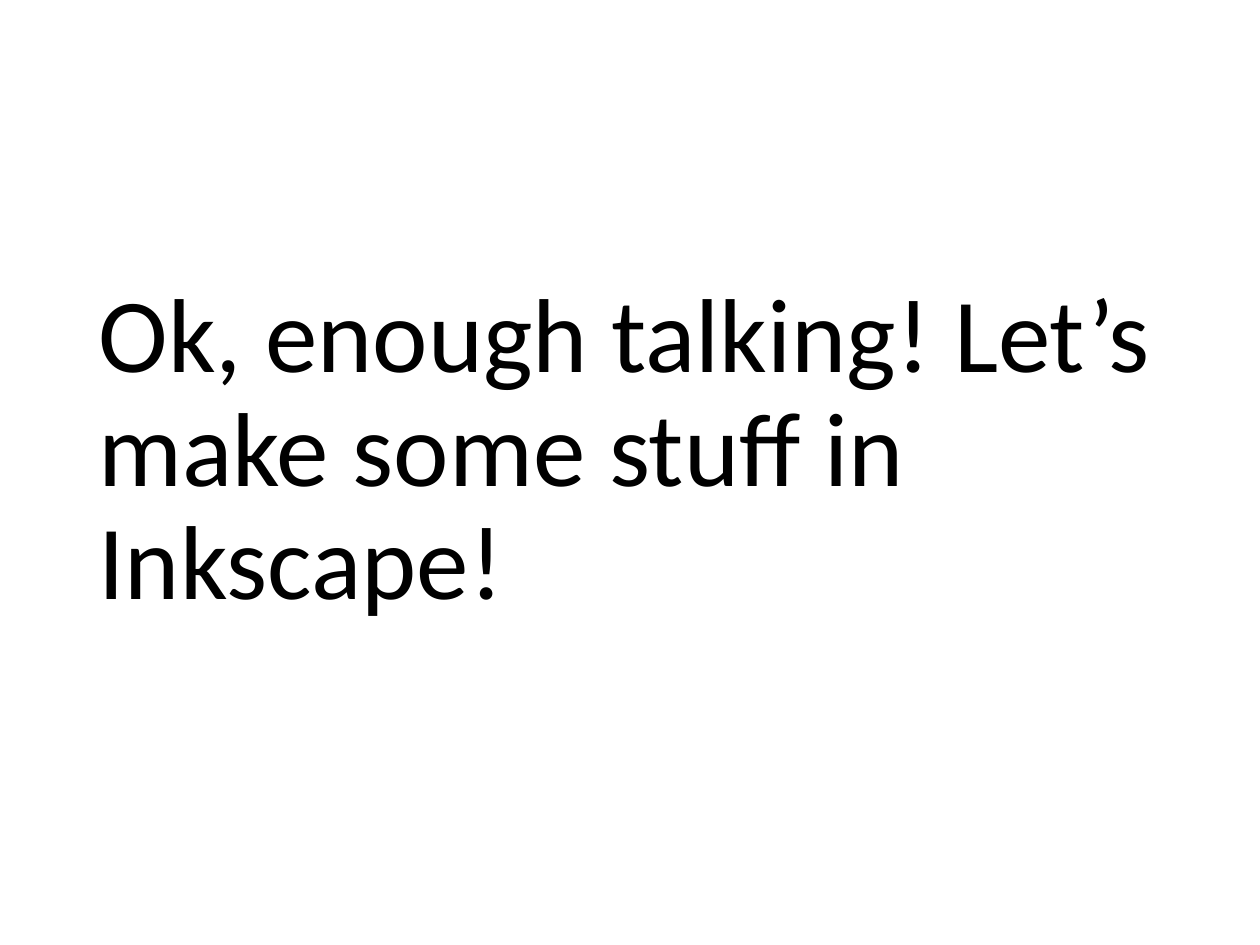
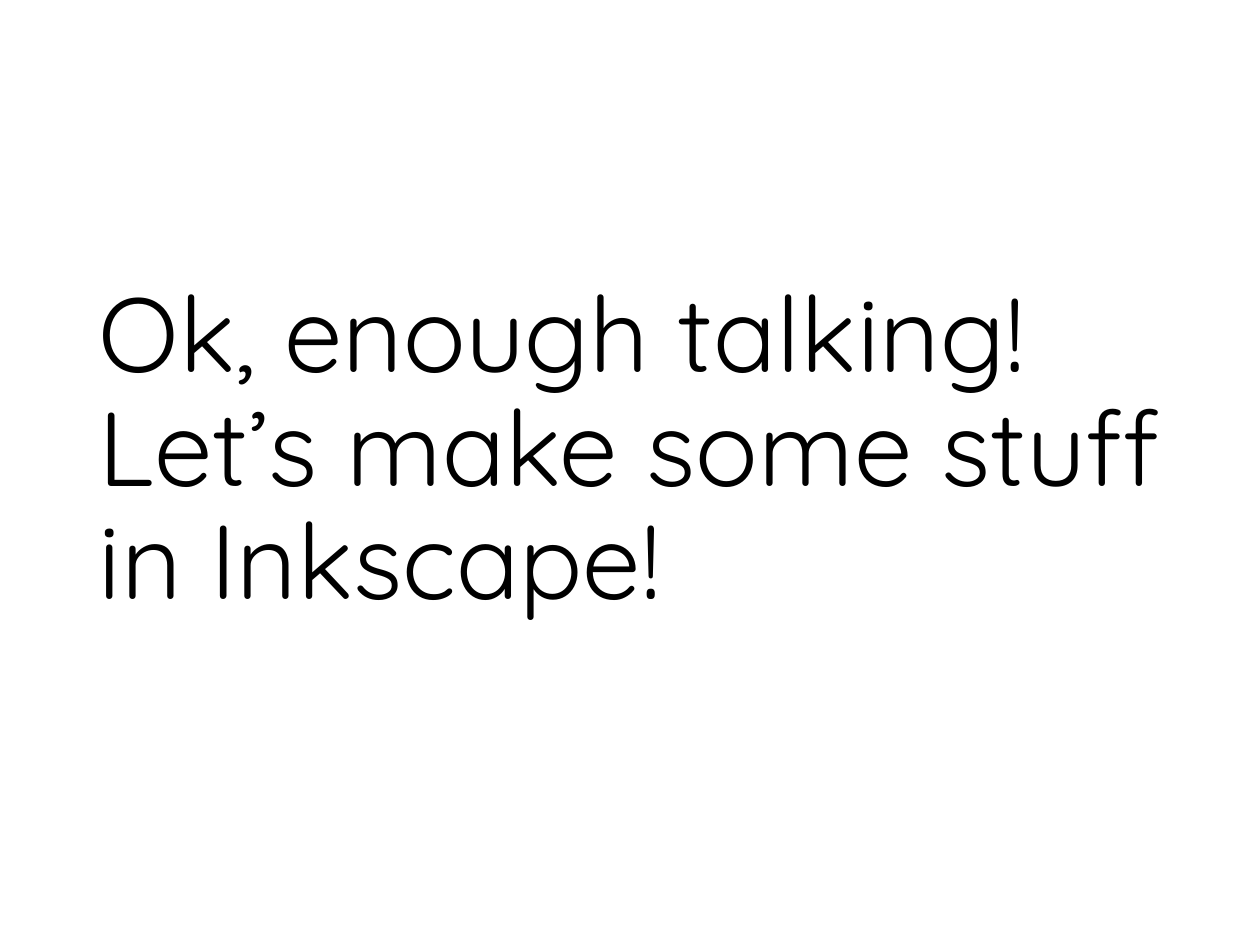
Before and after one commit to MicheleTobias/OpenSourceCartography, a slide deck: slide 8 of Talk/Slides/Custom QGIS Symbols with Inkscape.pptx. Drawn at 1260x945 pixels with LibreOffice and Linux fonts; fonts in the diff are those of the drawing; background and template pictures are left out. Boxes give left, top, right and bottom in pixels: in the first picture for what was removed or moved away, otherwise in the second. Text is boxed around its words. In the diff, an @@ line names an element or a change of style, - is before the commit and + after.

```diff
--- a/Talk/Slides/Custom QGIS Symbols with Inkscape.pptx
+++ b/Talk/Slides/Custom QGIS Symbols with Inkscape.pptx
@@ title "Ok, enough talking! Let’s make ..." at (99, 294, 1160, 620): font Calibri to Quicksand @@
```
Also in this commit, not shown: 2 other slides changed, 6 slides added, 1 slide removed, 3 other files.
